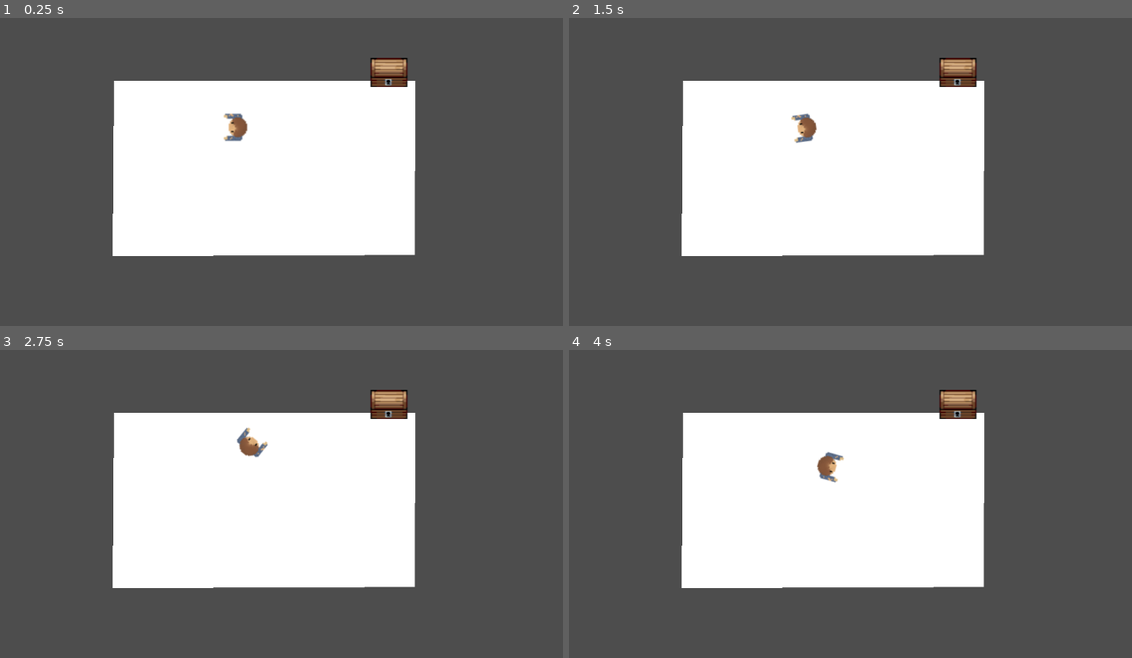
Above: before the commit, frames 1-4 (two rows, left to right).
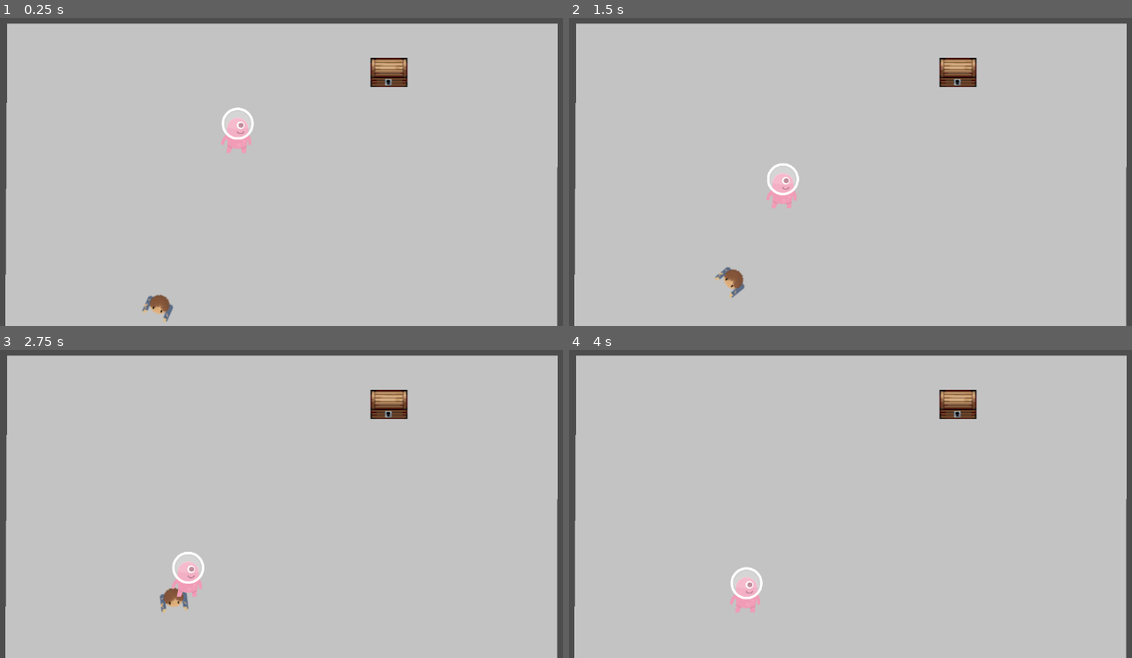
Above: after the commit, the same moments.

Repository: MashdorDev/AI-Treasure-Hunt
Game: Godot game, scene res://Scenes/scene.tscn
Same seed, same stepped clock (60 frames per second), same inputs: the game is played once before the commit and once after it.
Inputs (mouse positions are in pixels of both pictures, inside the frame that each line leads up to):
- Up to frame 1 (0.25 s): no input
- Up to frame 2 (1.5 s): move the mouse to (963, 107) at 0.52 s; click (963, 107) at 0.67 s; move the mouse to (664, 147) at 1.27 s; click (664, 147) at 1.42 s
- Up to frame 3 (2.75 s): move the mouse to (309, 371) at 2.02 s; click (309, 371) at 2.17 s
- Up to frame 4 (4 s): move the mouse to (771, 537) at 2.77 s; click (771, 537) at 2.92 s; tap Enter at 3.5 s; move the mouse to (1019, 519) at 3.52 s; click (1019, 519) at 3.67 s

The runs differ from the first frame. In frame 1, 95% of the frame differs, in the area x 0-100%, y 1-100%; in frame 2, 95%; in frame 3, 95%; in frame 4, 95%.

Commit message:
added when enemy collides with player, player gets deleted

Diff:
--- a/Scenes/scene.tscn
+++ b/Scenes/scene.tscn
@@ -1,23 +1,32 @@
-[gd_scene load_steps=7 format=3 uid="uid://cpbqyhfi07t8f"]
+[gd_scene load_steps=10 format=3 uid="uid://cpbqyhfi07t8f"]
 
 [ext_resource type="Script" path="res://Scripts/Player.gd" id="1_til2b"]
-[ext_resource type="Texture2D" uid="uid://b06vxu4y64o2t" path="res://Assets/jgfliq4q.bmp" id="2_vlabj"]
-[ext_resource type="Texture2D" uid="uid://jblxhwtapps4" path="res://Assets/chest2.png" id="3_fryf2"]
+[ext_resource type="Texture2D" uid="uid://jblxhwtapps4" path="res://Assets/Chest/chest2.png" id="2_25gkw"]
 [ext_resource type="Script" path="res://Scripts/Treasure.gd" id="4_7j42f"]
+[ext_resource type="Texture2D" uid="uid://b06vxu4y64o2t" path="res://Assets/Player/jgfliq4q.bmp" id="4_baykx"]
+[ext_resource type="Script" path="res://Scripts/Enemy.gd" id="5_xaii1"]
+[ext_resource type="Texture2D" uid="uid://vqy8wrqhqodd" path="res://Assets/Enemy/alienPink_stand.png" id="6_oohnw"]
 
 [sub_resource type="RectangleShape2D" id="RectangleShape2D_kttng"]
 size = Vector2(33.5, 38.1277)
 
 [sub_resource type="CircleShape2D" id="CircleShape2D_dg6pi"]
-radius = 16.2788
+radius = 8.43
+
+[sub_resource type="CapsuleShape2D" id="CapsuleShape2D_4he71"]
+radius = 7.89473
+height = 22.7273
 
 [node name="Scene1" type="Node2D"]
+
+[node name="Camera2D" type="Camera2D" parent="."]
 
 [node name="IslandMap" type="Node2D" parent="."]
 
 [node name="Island" type="Polygon2D" parent="IslandMap"]
 position = Vector2(7, 42)
-scale = Vector2(0.985834, 0.965849)
+scale = Vector2(1.80085, 1.72675)
+color = Color(0.764706, 0.764706, 0.764706, 1)
 polygon = PackedVector2Array(-213, -122, -215.029, 174.113, 284.041, 172.042, 285.055, -122, 210.878, -122)
 
 [node name="TreasureArea" type="Area2D" parent="IslandMap"]
@@ -31,18 +40,30 @@
 
 [node name="TreasureSprite" type="Sprite2D" parent="IslandMap/TreasureArea"]
 position = Vector2(1, 0.680847)
-texture = ExtResource("3_fryf2")
+texture = ExtResource("2_25gkw")
 hframes = 2
 
-[node name="Camera2D" type="Camera2D" parent="."]
-
 [node name="Player" type="Area2D" parent="."]
+position = Vector2(-128, 288)
 scale = Vector2(2, 2)
 script = ExtResource("1_til2b")
 
 [node name="Sprite2D" type="Sprite2D" parent="Player"]
 rotation = -1.5708
-texture = ExtResource("2_vlabj")
+texture = ExtResource("4_baykx")
 
 [node name="CollisionShape2D" type="CollisionShape2D" parent="Player"]
 shape = SubResource("CircleShape2D_dg6pi")
+
+[node name="Enemy" type="Node2D" parent="."]
+script = ExtResource("5_xaii1")
+
+[node name="Sprite2D" type="Sprite2D" parent="Enemy"]
+scale = Vector2(0.5, 0.5)
+texture = ExtResource("6_oohnw")
+
+[node name="Area2D" type="Area2D" parent="Enemy"]
+
+[node name="CollisionShape2D" type="CollisionShape2D" parent="Enemy/Area2D"]
+scale = Vector2(2.28, 3.08)
+shape = SubResource("CapsuleShape2D_4he71")
--- /dev/null
+++ b/Scripts/Enemy.gd
@@ -0,0 +1,50 @@
+extends Node2D
+
+var speed: float = 10.0
+var player: Node2D
+var end_game_triggered: bool = false
+var current_velocity: Vector2 = Vector2()
+var is_seeking: bool = true
+
+func _ready():
+	print_debug("Hello From Enemy")
+	player = get_node("../Player")
+	$Area2D.connect("body_entered", Callable(self, "_on_body_entered"))
+
+func _physics_process(delta):
+	if player == null or end_game_triggered or not is_seeking:
+		return
+	seek(player.global_position, delta)
+
+func seek(target_position: Vector2, delta: float) -> void:
+	var distance_to_player = global_position.distance_to(target_position)
+
+	if distance_to_player <= 20:
+		current_velocity = Vector2.ZERO
+		global_position = target_position  # Snap to the exact position
+		_on_body_entered(player)
+		is_seeking = false  # Stop seeking
+		return
+
+	# Dynamically adjust speed based on distance to player
+	var slowing_radius: float = 20.0  # Radius within which to start slowing down
+	var adjusted_speed: float = speed * (distance_to_player / slowing_radius)
+	if adjusted_speed < 10.0:  # Minimum speed threshold
+		adjusted_speed = 10.0
+
+	var desired_velocity: Vector2 = (target_position - global_position).normalized() * adjusted_speed
+	var steering: Vector2 = desired_velocity - current_velocity
+	current_velocity += steering * delta
+	global_position += current_velocity * delta
+
+
+func _on_body_entered(body: Node) -> void:
+	print("Body entered: ", body.name)
+	if body == player:
+		print("collided with player")
+		player.queue_free()
+		trigger_end_game()
+
+func trigger_end_game() -> void:
+	end_game_triggered = true
+	# Implement your end game sequence here
--- a/Scripts/Player.gd
+++ b/Scripts/Player.gd
@@ -3,7 +3,7 @@
 var speed = 400  # Speed in pixels per second
 
 func _ready():
-	self.name = "Player"  # Make sure the node is named "Player"
+	call_deferred("set_name", "Player")  # Defer renaming the node to the next frame
 
 func _process(delta):
 	var mouse_pos = get_global_mouse_position()
@@ -14,7 +14,6 @@
 
 	# Move the player towards the mouse when the left mouse button is pressed
 	if Input.is_mouse_button_pressed(MOUSE_BUTTON_LEFT):
-		print_debug("Moving towards mouse")
 		if to_mouse_vector.length() > 10:
 			to_mouse_vector = to_mouse_vector.normalized() * speed
 			global_position += to_mouse_vector * delta
Renamed: Assets/chest2.png -> Assets/Chest/chest2.png
Binary file added: Assets/Enemy/alienPink_climb1.png
Binary file added: Assets/Enemy/alienPink_climb2.png
Binary file added: Assets/Enemy/alienPink_duck.png
Binary file added: Assets/Enemy/alienPink_front.png
Binary file added: Assets/Enemy/alienPink_hit.png
Binary file added: Assets/Enemy/alienPink_jump.png
Binary file added: Assets/Enemy/alienPink_stand.png
Binary file added: Assets/Enemy/alienPink_swim1.png
Binary file added: Assets/Enemy/alienPink_swim2.png
Binary file added: Assets/Enemy/alienPink_walk1.png
Binary file added: Assets/Enemy/alienPink_walk2.png
(and 3 more such lines)
